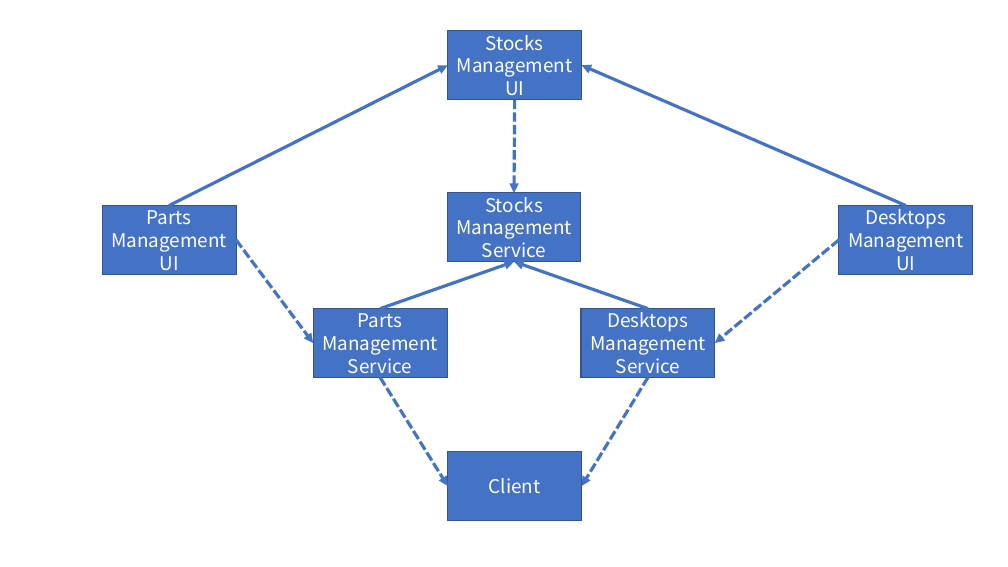
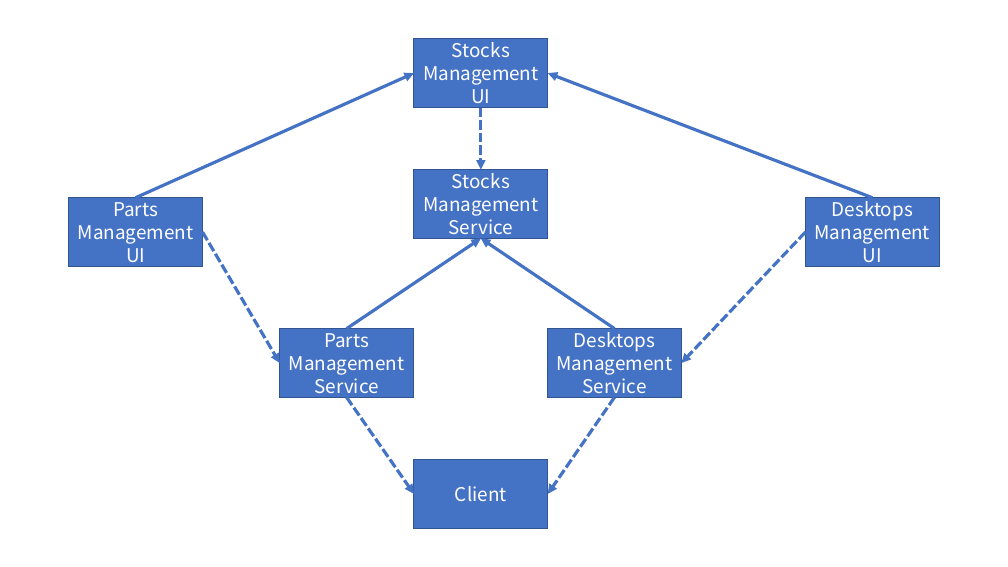
Before and after one commit to LeeSM0518/TIL, a slide deck: slide 2 of Java/Java_Project/src/seminar_project/ClassStructure.pptx. Drawn at 1008x567 pixels with LibreOffice and Linux fonts; fonts in the diff are those of the drawing. Boxes give left, top, right and bottom in pixels: in the first picture for what was removed or moved away, otherwise in the second. Text is boxed around its words. In the diff, an @@ line names an element or a change of style, - is before the commit and + after.

```diff
--- a/Java/Java_Project/src/seminar_project/ClassStructure.pptx
+++ b/Java/Java_Project/src/seminar_project/ClassStructure.pptx
@@ rectangle "Stocks": place and size @@
-rectangle "Stocks" at <box>448,31,582,100</box>
+rectangle "Stocks" at <box>414,39,548,107</box>
@@ arrow moved from (169, 206) - (448, 65) to (135, 198) - (414, 73) @@
@@ arrow moved from (906, 206) - (582, 65) to (873, 198) - (548, 73) @@
@@ arrow moved from (515, 100) - (514, 193) to (481, 107) - (481, 169) @@
@@ rectangle "Stocks": place and size @@
-rectangle "Stocks" at <box>447,193,581,262</box>
+rectangle "Stocks" at <box>414,169,548,238</box>
@@ rectangle "Parts": place and size @@
-rectangle "Parts" at <box>102,206,236,274</box>
+rectangle "Parts" at <box>69,198,203,267</box>
@@ rectangle "Desktops": place and size @@
-rectangle "Desktops" at <box>839,206,973,274</box>
+rectangle "Desktops" at <box>805,198,939,267</box>
@@ arrow moved from (236, 240) - (313, 343) to (203, 232) - (280, 363) @@
@@ arrow moved from (380, 309) - (514, 262) to (347, 329) - (481, 238) @@
@@ arrow moved from (648, 309) - (514, 262) to (615, 329) - (481, 238) @@
@@ arrow moved from (839, 240) - (715, 343) to (805, 232) - (681, 363) @@
@@ rectangle "Parts": place and size @@
-rectangle "Parts" at <box>313,309,447,377</box>
+rectangle "Parts" at <box>280,329,414,398</box>
@@ rectangle "Desktops": place and size @@
-rectangle "Desktops" at <box>582,309,715,377</box>
+rectangle "Desktops" at <box>547,329,681,398</box>
@@ arrow moved from (380, 377) - (448, 486) to (347, 398) - (414, 494) @@
@@ arrow moved from (648, 377) - (582, 486) to (615, 398) - (548, 494) @@
@@ rectangle "Client": place and size @@
-rectangle "Client" at <box>448,451,582,520</box>
+rectangle "Client" at <box>414,460,548,529</box>
```
Also in this commit, not shown: 9 other files.
